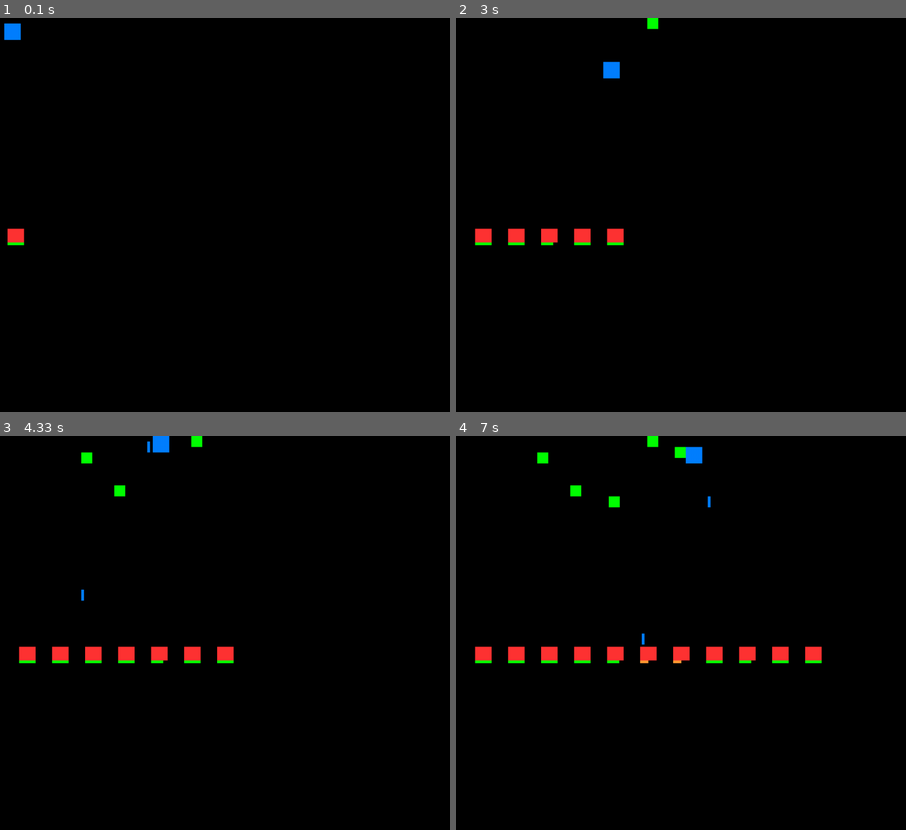
Above: before the commit, frames 1-4 (two rows, left to right).
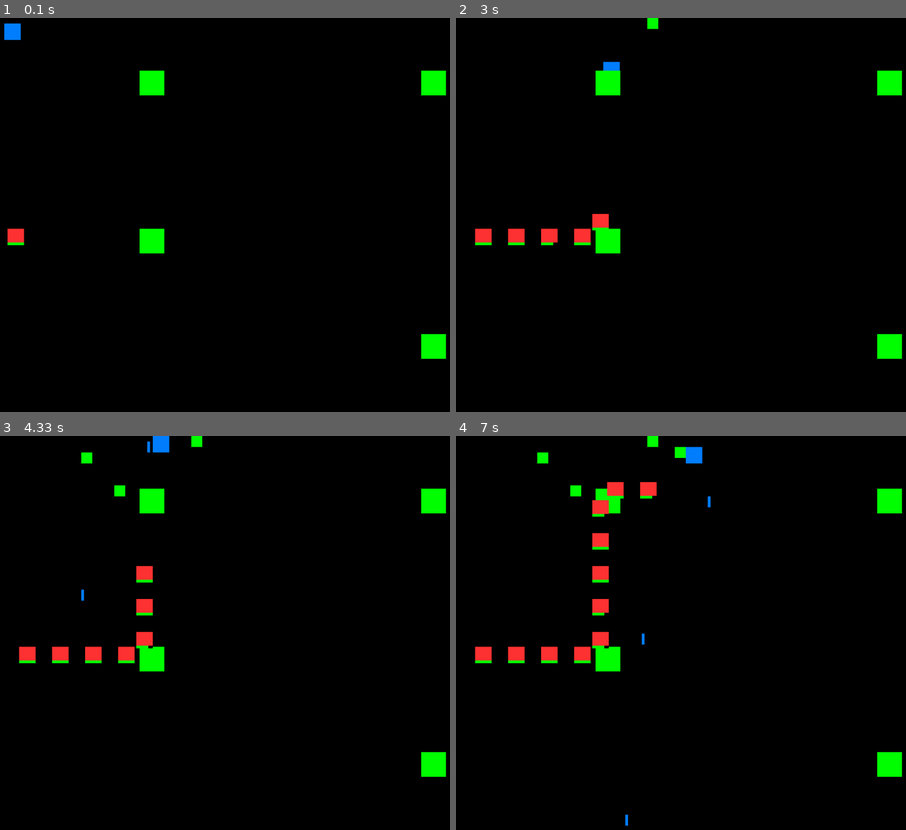
Above: after the commit, the same moments.

Repository: JasZhe/Tower-Defense
Game: pygame game, started from game.py
Two runs of this game, one before a commit and one after it. Both use one fixed random seed, a clock stepped at 60 frames per second and the inputs below. The source is Python 2; it was converted automatically to run under Python 3.
Inputs:
- Up to frame 1 (0.1 s): no input
- Up to frame 2 (3 s): hold Space 0.33-0.8 s; hold Right 0.33-0.8 s; hold Right 0.83-1.3 s; hold Up 1.33-1.63 s; hold Right 1.67-2.13 s; tap T at 1.82 s; hold Left 2.17-2.7 s; hold Down from 2.73 s (still down)
- Up to frame 3 (4.33 s): release Down at 3.03 s; hold Left 3.07-3.47 s; tap T at 3.22, 3.65 s; hold Up 3.5-3.87 s; tap Space at 3.57, 3.97, 4.27 s; hold Right from 3.9 s (still down)
- Up to frame 4 (7 s): release Right at 4.53 s; hold Down 4.57-4.93 s; tap Space at 4.63, 5.03, 5.33, 5.53, 5.83, 6.03, 6.37, 6.67, 6.87 s; hold Left 4.97-5.43 s; tap T at 5.12, 6.45 s; hold Right 5.47-5.93 s; hold Up 5.97-6.27 s; hold Right 6.3-6.77 s; hold Left from 6.8 s (still down)

The runs differ from the first frame. In frame 1, 1.4% of the frame differs, in the area x 31-100%, y 13-87%; in frame 2, 1.6%; in frame 3, 2.2%; in frame 4, 3.2%, in the area x 30-100%, y 11-99%.

Commit message:
added enemy pathing

Diff:
--- a/game.py
+++ b/game.py
@@ -161,16 +161,36 @@
 player = Player(pygame.Rect((10, 10), (30, 30)), BLUE, width, height,
     tick_speed / frame_rate, tick_speed / frame_rate)
 
+# enemy stuff
 enemy_list = []
 counter = 0
 spawn_rate = 20
-enemy_speed = (3, 0)
-
+enemy_size = (30, 30)
+enemy_start = (10, height / 2)
+
+# Direction constants
+RATE = 3
+RIGHT = (RATE, 0)
+LEFT = (-RATE, 0)
+UP = (0, -RATE)
+DOWN = (0, RATE)
+enemy_speed = RIGHT
+
+# Enemy pathing
+turn_size = (45, 45)
+enemy_turn_list = [(pygame.Rect((width / 4, height / 2), turn_size), UP),
+                   (pygame.Rect((width / 4, height / 8), turn_size), RIGHT),
+                   (pygame.Rect((width - width / 4, height / 8), turn_size), DOWN),
+                   (pygame.Rect((width - width / 4, height - height / 4), turn_size), RIGHT)]
+
+# Bullet stuff
 bullet_list = []
 last_shot = 0
 SHOT_DELAY = 500
 SHOT_DMG = 25
-
+bullet_speed = (0, 10)
+
+# Tower stuff
 tower_list = []
 tower_damage = {GREEN : 5}
 tower_cost = {GREEN : 10}
@@ -186,9 +206,13 @@
     # ticks have passed an enemy will spawn.
     if counter % spawn_rate == 0:
 
-        enemy_list.append(Enemy(pygame.Rect((10, height / 2), (30, 30)), RED,
-            enemy_speed, width, height))
-
+        enemy_list.append(Enemy(pygame.Rect(enemy_start, enemy_size), RED,
+        	enemy_speed, width, height))
+
+	for enemy in enemy_list:
+		for turn in enemy_turn_list:
+			if enemy.body.colliderect(turn[0]):
+				enemy.speed = turn[1]
 
     pressed = pygame.key.get_pressed()
     if pressed[pygame.K_UP]:
@@ -203,7 +227,7 @@
     if pressed[pygame.K_SPACE]:
         now = pygame.time.get_ticks()
         if now - last_shot >= SHOT_DELAY:
-            bullet_list.append(Bullet((0, 10),(player.body.x, player.body.y), BLUE, height))
+            bullet_list.append(Bullet(bullet_speed,(player.body.x, player.body.y), BLUE, height))
             last_shot = now
 
     if pressed[pygame.K_t]:
@@ -221,9 +245,13 @@
     screen.fill(BLACK)
     pygame.draw.rect(screen, player.colour, player.body)
 
+    # This loop is just used to draw the blocks used to signal turns for the enemies
+    # comment out this loop when it's not needed anymore
+    for turn in enemy_turn_list:
+        pygame.draw.rect(screen, GREEN, turn[0])
+
     for tower in tower_list:
         pygame.draw.rect(screen, tower.type, tower.body)
-
 
         # If the bullet leaves the screen then stop drawing the current bullet
         # and allow the player to make a new shot
